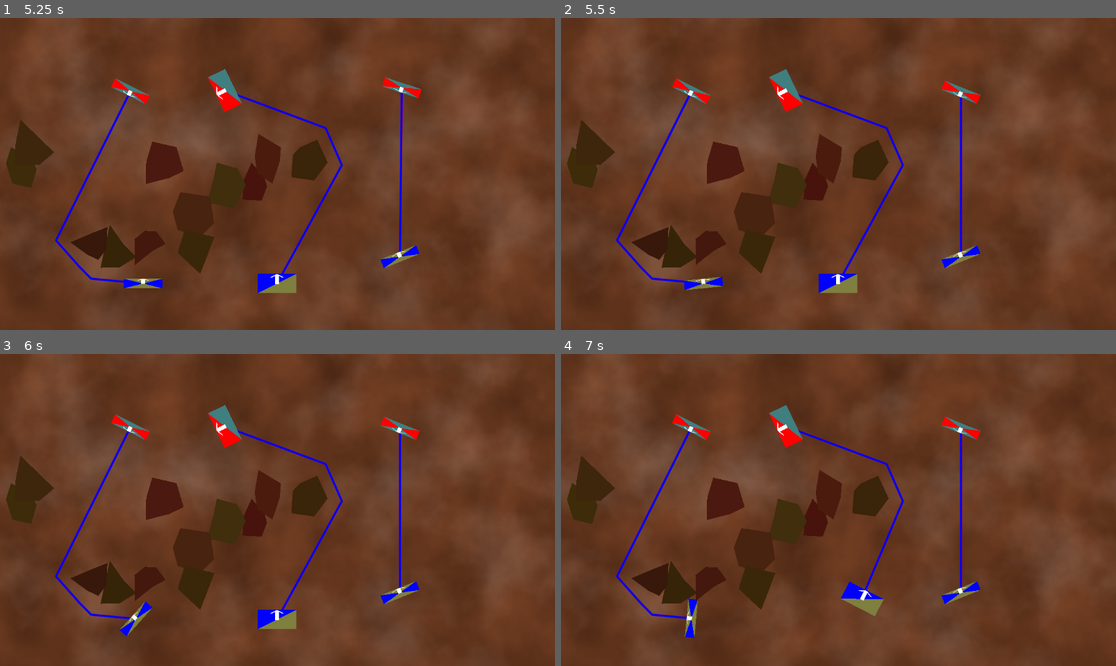
Above: before the commit, frames 1-4 (two rows, left to right).
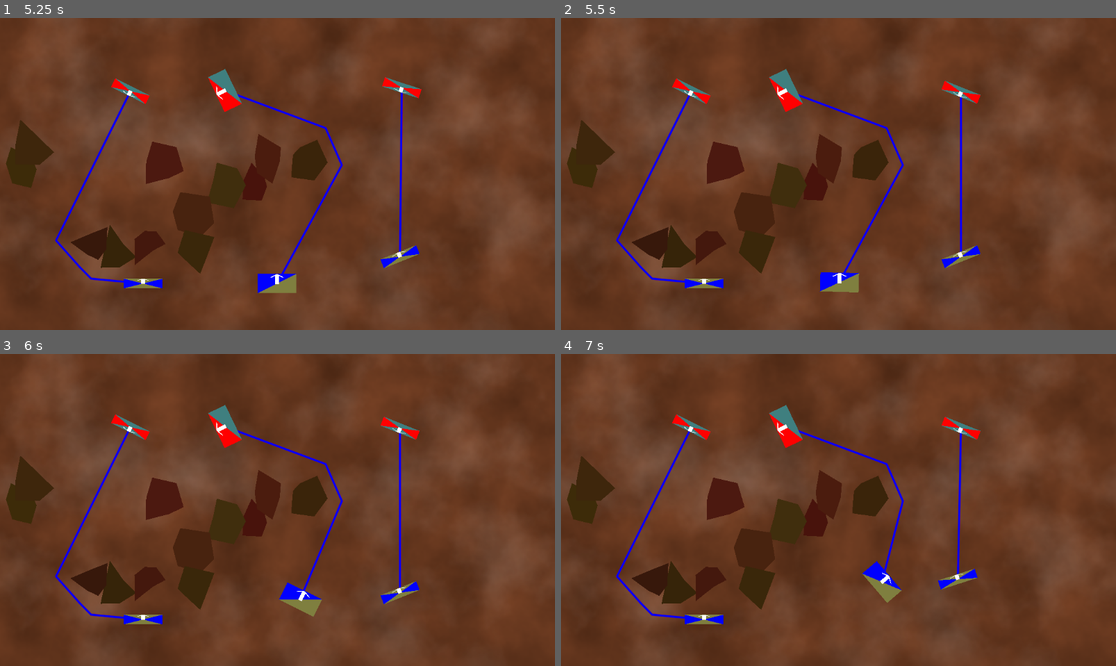
Above: after the commit, the same moments.

Repository: Habidakus/fantasy-battle
Game: Godot game, scene res://Scenes/TopLevelStateMachine.tscn
Same seed, same stepped clock (60 frames per second), same inputs: the game is played once before the commit and once after it.
Inputs (mouse positions are in pixels of both pictures, inside the frame that each line leads up to):
- Up to frame 1 (5.25 s): tap Enter at 0.5 s; move the mouse to (399, 158) at 0.52 s; click (399, 158) at 0.67 s; click "Play" at 1.25 s; move the mouse to (166, 189) at 2.02 s; click (166, 189) at 2.17 s; move the mouse to (333, 105) at 2.77 s; click (333, 105) at 2.92 s; move the mouse to (249, 236) at 3.52 s; click (249, 236) at 3.67 s; move the mouse to (444, 220) at 4.27 s; click (444, 220) at 4.42 s; move the mouse to (111, 127) at 5.02 s; click (111, 127) at 5.17 s
- Up to frame 2 (5.5 s): no input
- Up to frame 3 (6 s): move the mouse to (305, 510) at 5.77 s; click (305, 510) at 5.92 s
- Up to frame 4 (7 s): move the mouse to (755, 432) at 6.52 s; click (755, 432) at 6.67 s

Frame 1 is identical in both runs. In frame 2, 0.3% of the frame differs, in the area x 22-60%, y 55-89%; in frame 3, 1.5%; in frame 4, 2.2%, in the area x 22-76%, y 25-92%.

Commit message:
Make sure we don't rotate over another squad or rock

Diff:
--- a/Scripts/Rock.gd
+++ b/Scripts/Rock.gd
@@ -27,6 +27,11 @@
     ret_val.position = center_point
     ret_val._assign_points_to_polygon(rnd)
     return ret_val
+
+const MAX_RADII : float = VISUAL_RADIUS * 1.5 + COLLISION_RADIUS_ADDITION
+const MAX_RADII_SQUARED : float = MAX_RADII * MAX_RADII
+func GetCollisionRadiiSquared() -> float:
+    return MAX_RADII_SQUARED
 
 func GetMapPoints_Visual() -> PackedVector2Array:
     var ret_val : PackedVector2Array
--- a/Scripts/Squad.gd
+++ b/Scripts/Squad.gd
@@ -117,17 +117,20 @@
     var pointC : Vector2 = (pointA + pointB) / 2.0
     return [pointA, pointC, pointB]
 
-func GetOutline() -> Array:
+func _get_outline_at_rotation(rot : float) -> Array:
     var dims : Vector2 = GetDepthAndWidth() / 2.0
     var points : Array[Vector2]
     for point : Vector2 in [Vector2(dims.y, dims.x), Vector2(-dims.y, dims.x), Vector2(-dims.y, -dims.x), Vector2(dims.y, -dims.x)]:
-        points.append(position + point.rotated(rotation))
+        points.append(position + point.rotated(rot))
     var ret_val : Array
     ret_val.append([points[0], points[1], Color.BLUE]) # Flank
     ret_val.append([points[1], points[2], Color.BLACK]) # Back
     ret_val.append([points[2], points[3], Color.BLUE]) # Flank
     ret_val.append([points[3], points[0], Color.GREEN]) # Front
     return ret_val
+
+func GetOutline() -> Array:
+    return _get_outline_at_rotation(rotation)
 
 func GetPresentingFlank(attack_loc : Vector2) -> FlankType:
     assert(attack_loc != position)
@@ -233,6 +236,69 @@
         roll = min(roll, rnd.randi() % sides)
     return roll
 
+func _get_destination_based_on_possible_rotation_limitations(loc : Vector2, board_state : BoardState) -> Vector2:
+    var delta_vector : Vector2 = loc - position
+    var delta_vector_length : float = delta_vector.length()
+    if delta_vector_length < 0.1:
+        return Vector2.INF
+    #var desired_angle_alt : float = position.angle_to(loc)
+    var desired_angle : float = delta_vector.angle()
+    #assert(desired_angle == desired_angle_alt)
+    var delta_vector_angle : float = wrapf(desired_angle - rotation, -PI, PI)
+    for army : Army in board_state._armies:
+        for other : Squad in army._squads:
+            if other.id == id:
+                continue
+            delta_vector_angle = _determine_max_angle_change(delta_vector_angle, func(angle) : return _does_overlap_other_squad_at_new_rotation(angle, other))
+            if delta_vector_angle == 0:
+                return Vector2.INF
+    for rock : Rock in board_state._terrain_data._rocks:
+        delta_vector_angle = _determine_max_angle_change(delta_vector_angle, func(angle) : return _does_overlap_rock_at_new_rotation(angle, rock))
+        if delta_vector_angle == 0:
+            return Vector2.INF
+    var final_angle : float = rotation + delta_vector_angle
+    var final_loc : Vector2 = position + Vector2.RIGHT.rotated(final_angle) * delta_vector_length
+    if final_angle == desired_angle:
+        assert((final_loc - loc).length_squared() < 0.1)
+    return final_loc
+
+func _determine_max_angle_change(delta_rotation : float, callable : Callable) -> float:
+    if callable.call(rotation + delta_rotation):
+        return _determine_max_angle_change_recursize(5, delta_rotation, 0, callable)
+    else:
+        return delta_rotation
+
+func _determine_max_angle_change_recursize(attempts : int, max_known_failure : float, min_known_success : float, callable : Callable) -> float:
+    var mid : float = (max_known_failure + min_known_success) / 2.0
+    if callable.call(rotation + mid):
+        if attempts == 0:
+            return min_known_success
+        return _determine_max_angle_change_recursize(attempts - 1, mid, min_known_success, callable)
+    else:
+        if attempts == 0:
+            return mid
+        return _determine_max_angle_change_recursize(attempts - 1, max_known_failure, mid, callable)
+
+func _does_overlap_other_squad_at_new_rotation(desired_angle : float, other : Squad) -> bool:
+    if (other.position - position).length_squared() > other.GetRadiiSquared() + GetRadiiSquared():
+        return false
+    for line : Array in _get_outline_at_rotation(desired_angle): # point1, point2, facing color
+        for other_line : Array in other.GetOutline(): # point1, point2, facing color
+            if null != Geometry2D.line_intersects_line(line[0], line[1], other_line[0], other_line[1]):
+                return true
+    return false
+
+func _does_overlap_rock_at_new_rotation(desired_angle : float, rock : Rock) -> bool:
+    if (rock.position - position).length_squared() > rock.GetCollisionRadiiSquared() + GetRadiiSquared():
+        return false
+    for line : Array in _get_outline_at_rotation(desired_angle): # point1, point2, facing color
+        var rock_points : PackedVector2Array = rock.GetMapPoints_Collision()
+        var rock_size : int = rock_points.size()
+        for rock_index : int in range(rock_size):
+            if null != Geometry2D.line_intersects_line(line[0], line[1], rock_points[rock_index], rock_points[(rock_index + 1) % rock_size]):
+                return true
+    return false
+
 func GetSortedMoves(game_state : GameState) -> Array[MMCAction]:
     var ret_val : Array[MMCAction]
     if game_state.IsInCombat(self):
@@ -252,14 +318,21 @@
                     var current_index : int = 0
                     var blocked : bool = false
                     while blocked == false && current_index < path_size:
-                        var dest_and_collision : Array = game_state.CheckForCollisions(self, path[current_index])
+                        if (path[current_index] - position).length_squared() < 1:
+                            current_index += 1
+                            continue
+                        var destination : Vector2 = _get_destination_based_on_possible_rotation_limitations(path[current_index], game_state._board_state)
+                        if destination == Vector2.INF:
+                            blocked = true
+                            continue
+                        var dest_and_collision : Array = game_state.CheckForCollisions(self, destination)
                         if (dest_and_collision[0] - position).length_squared() < 1:
                             current_index += 1
                             continue
                         move_spots.append(dest_and_collision)
                         if dest_and_collision[1] != BoardState.CollisionType.NOTHING:
                             blocked = true
-                        elif dest_and_collision[0] != path[current_index]:
+                        elif dest_and_collision[0] != destination:
                             blocked = true
                         else:
                             current_index += 1
